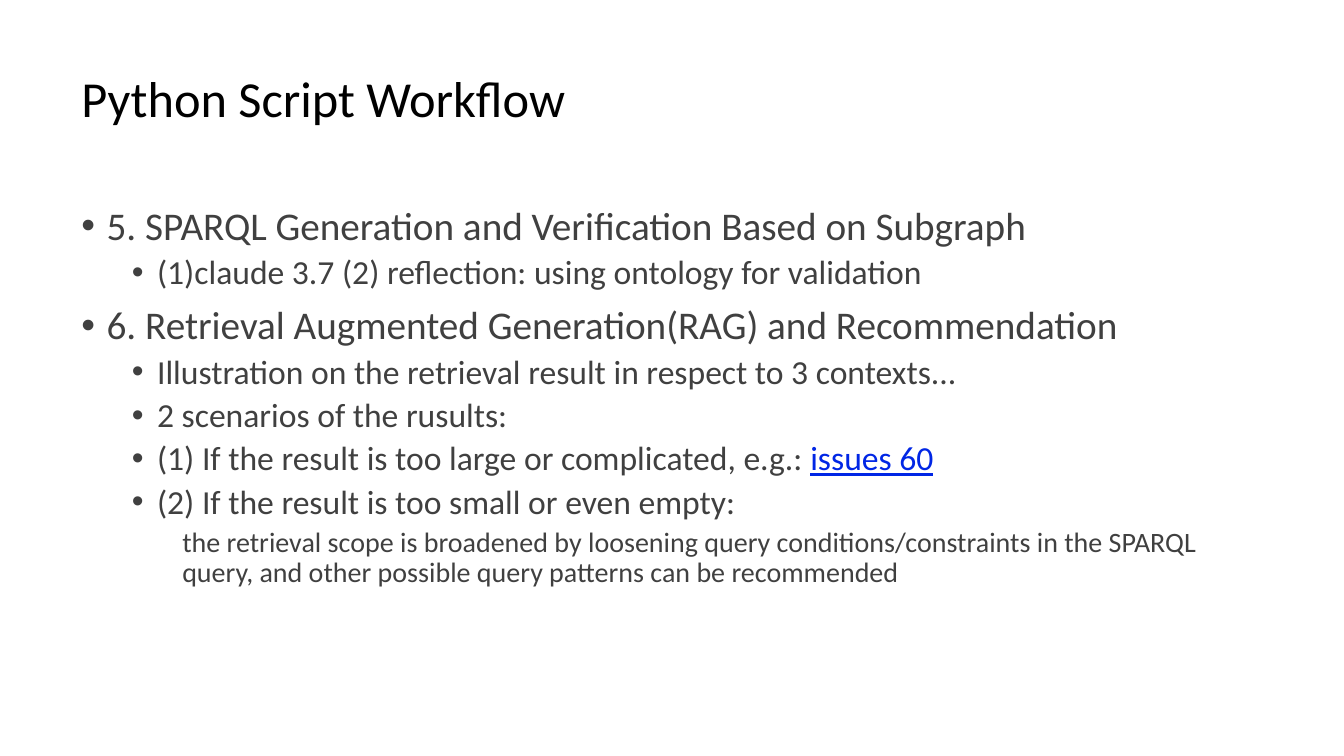
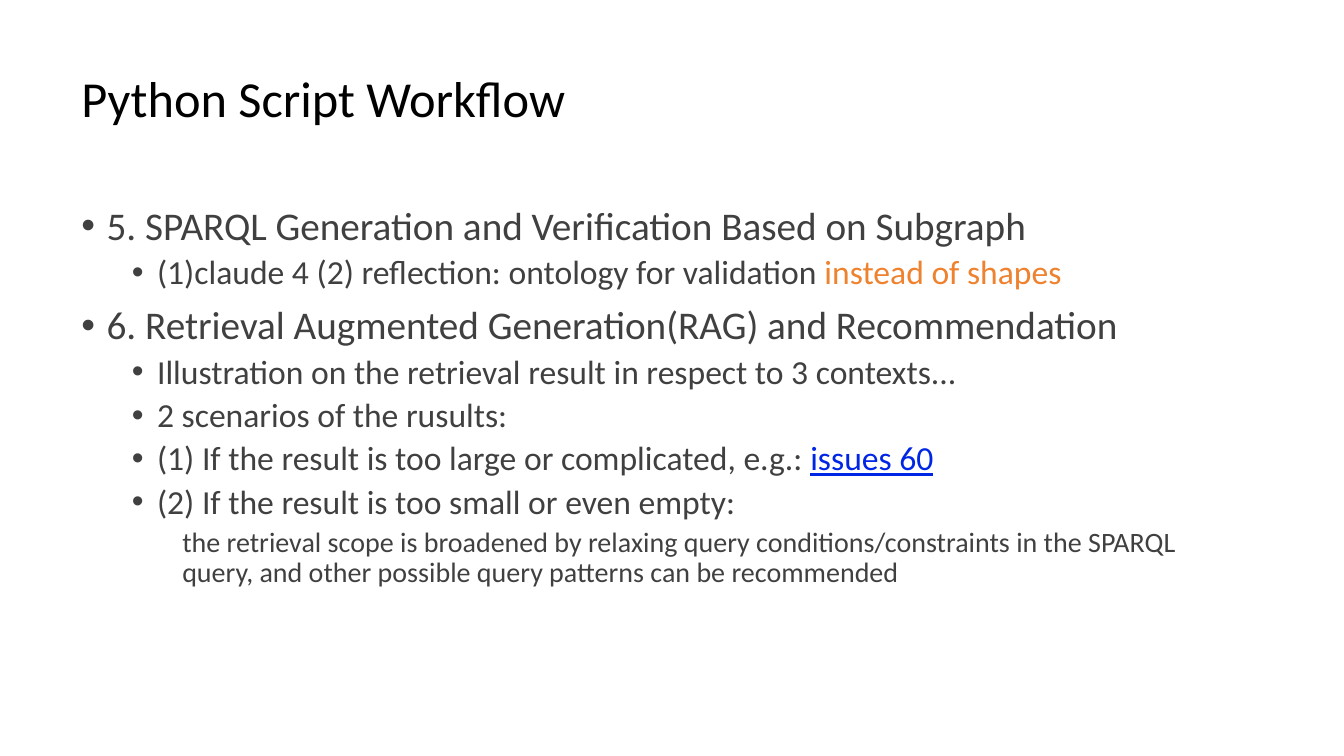
Before and after one commit to DDMAL/linkedmusic-queries, a slide deck: slide 9 of handOver_generalReviewOf_LinkedMusicQueries2024-2025.pptx. Drawn at 1344x756 pixels with LibreOffice and Linux fonts; fonts in the diff are those of the drawing. Boxes give left, top, right and bottom in pixels: in the first picture for what was removed or moved away, otherwise in the second. Text is boxed around its words. In the diff, an @@ line names an element or a change of style, - is before the commit and + after.

```diff
--- a/handOver_generalReviewOf_LinkedMusicQueries2024-2025.pptx
+++ b/handOver_generalReviewOf_LinkedMusicQueries2024-2025.pptx
@@ text at <box>157,259,1061,290</box>: text changed @@
-  • (1)claude 3.7 (2) reflection: using ontology for validation
+  • (1)claude 4 (2) reflection: ontology for validation instead of shapes
@@ text at <box>182,532,1175,587</box>: text changed @@
-    the retrieval scope is broadened by loosening query conditions/constraints in the SPARQL query, and other possible query patterns can be recommended
+    the retrieval scope is broadened by relaxing query conditions/constraints in the SPARQL query, and other possible query patterns can be recommended
```
Also in this commit, not shown: 9 other slides changed, 3 slides added.
